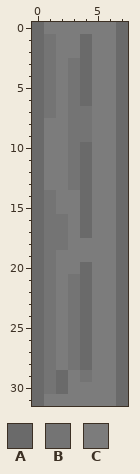
Two states of a pixel-art file, Assets/Art/Aseprite/OfficeWallSide3.aseprite. The picture above was drawn from the file before the commit.
8x32 pixels, 1 frame.
Palette (. is transparent): A #6a6a6a  B #747474  C #7c7c7c
After the commit:
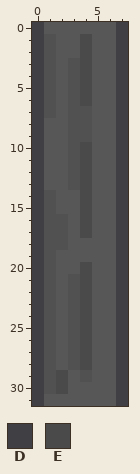
Colours new in this view: D #3f3f44  E #4a4a4a
The commit says: Office wall corner sections
Edits made:
Colour B changes from #747474 to #515151.
Colour C changes from #7c7c7c to #575757.
Colour D replaces colour A in rows 0 to 31 at x 0 and 7.
Colour E replaces colour A in rows 1 to 6 at x 4; in rows 10 to 17 at x 4; in rows 20 to 28 at x 4; in rows 29 to 30 at x 2.
